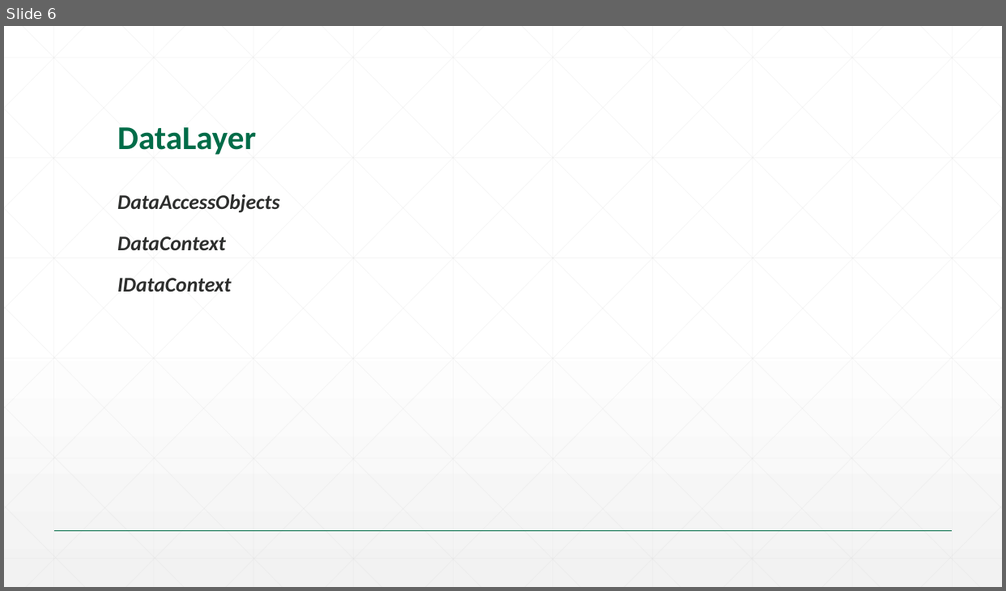
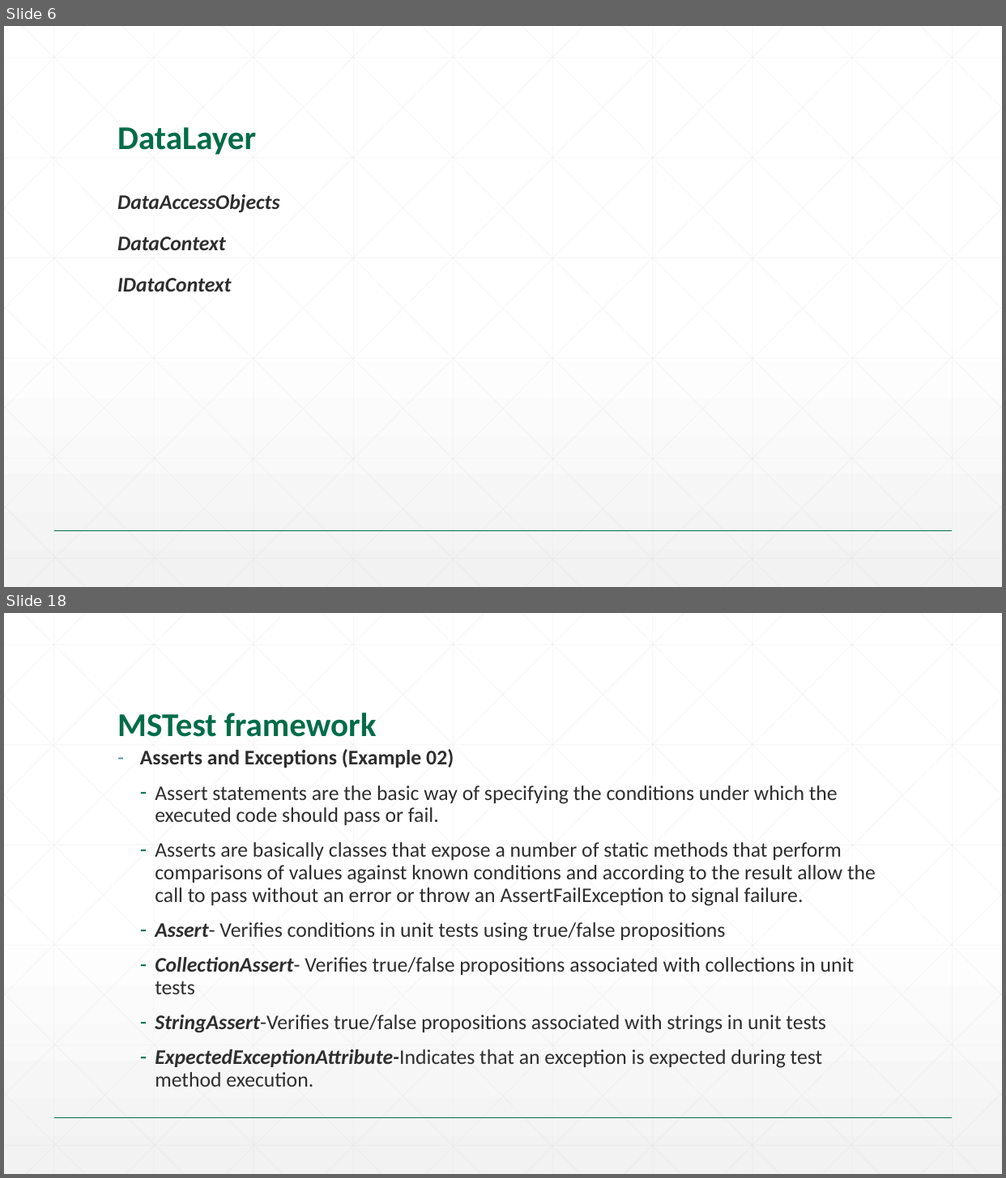
Before and after one commit to dragica/svs-talent-2015, a slide deck: 04-SPA/Slides/01.02-Seavus Talent Program_SPA.pptx. Shown one above the other, each under a label of ours: slide 6 before the commit, slides 6 and 18 after it; the slides between them are not shown. The pictures are 1006x591 and 1006x1178 pixels, drawn with LibreOffice and Linux fonts; fonts in the diff are those of the drawing; background and template pictures are left out. Boxes give left, top, right and bottom in pixels: in the first picture for what was removed or moved away, otherwise in the second. Text is boxed around its words. In the diff, an @@ line names an element or a change of style, - is before the commit and + after.

```diff
--- a/04-SPA/Slides/01.02-Seavus Talent Program_SPA.pptx
+++ b/04-SPA/Slides/01.02-Seavus Talent Program_SPA.pptx
@@ slide 18 added at bbox=[4, 613, 1002, 1174], background gradient #FFFFFF to #F2F2F2; not listed: 47 template elements that a slide beside it also shows @@
@@ title added at bbox=[117, 713, 376, 737], 32 pt, text #016C48, bold @@
+MSTest framework
@@ text added at bbox=[140, 749, 876, 1087], 20 pt, text #2D2E2D @@
+  – Asserts and Exceptions (Example 02)
+  – Assert statements are the basic way of specifying the conditions under which the executed code should pass or fail.
+  – Asserts are basically classes that expose a number of static methods that perform comparisons of values against known conditions and according to the result allow the call to pass without an error or throw an AssertFailException to signal failure.
+  – Assert- Verifies conditions in unit tests using true/false propositions
+  – CollectionAssert- Verifies true/false propositions associated with collections in unit tests
+  – StringAssert-Verifies true/false propositions associated with strings in unit tests
+  – ExpectedExceptionAttribute-Indicates that an exception is expected during test method execution.
```
Also in this commit, not shown: 1 slide changed, 15 other slides added, 3 other files.
